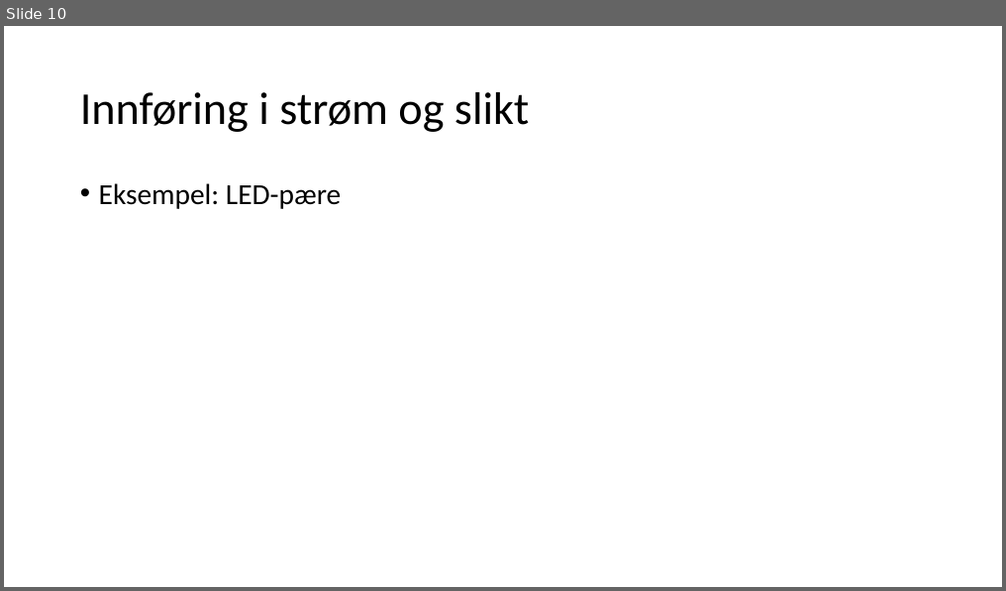
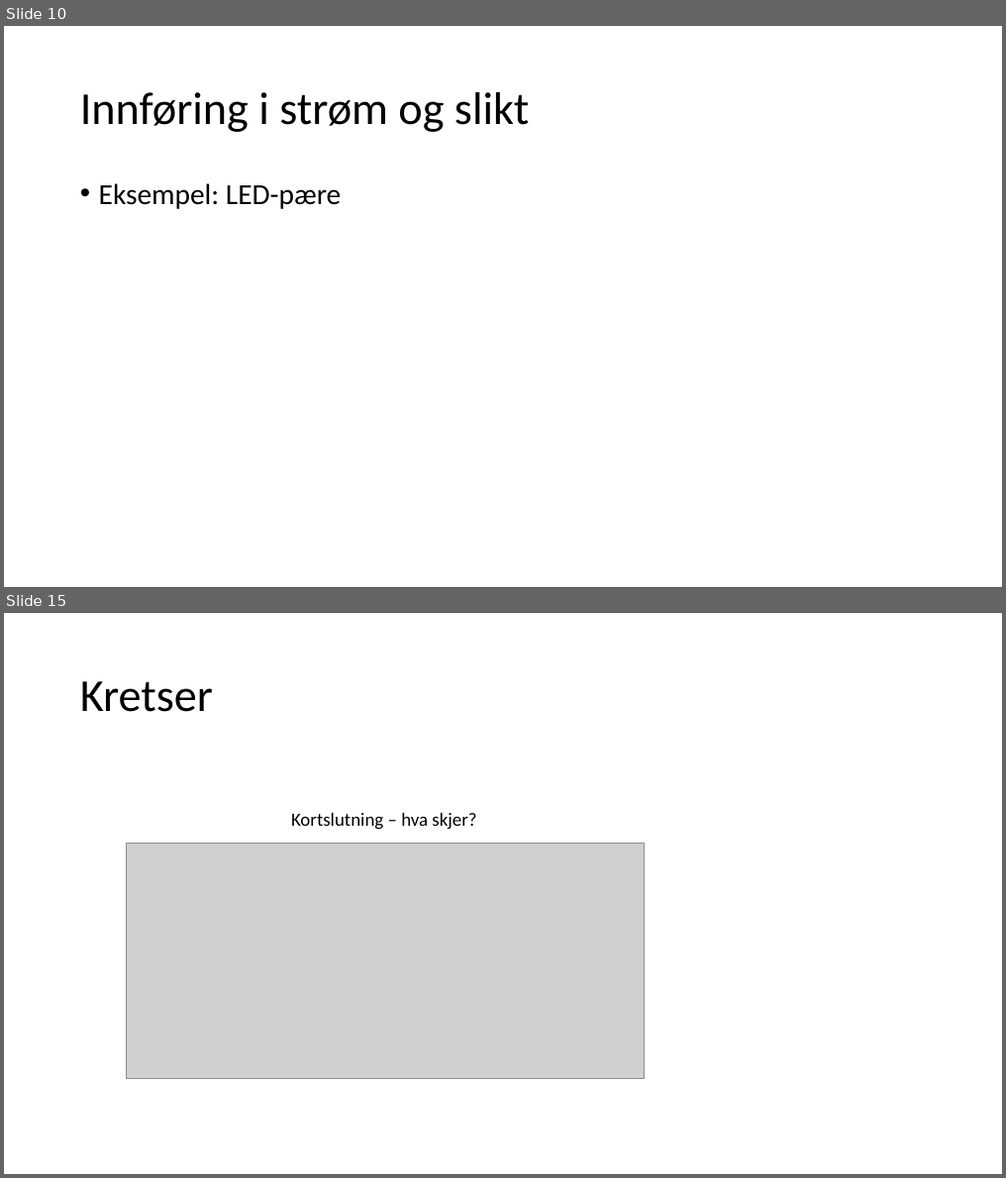
Before and after one commit to Sonat-Consulting/IoT, a slide deck: presentasjoner/Grunnkurs elektro.pptx. Shown one above the other, each under a label of ours: slide 10 before the commit, slides 10 and 15 after it; the slides between them are not shown. The pictures are 1006x591 and 1006x1178 pixels, drawn with LibreOffice and Linux fonts; fonts in the diff are those of the drawing; grey boxes stand for pictures. Boxes give left, top, right and bottom in pixels: in the first picture for what was removed or moved away, otherwise in the second. Text is boxed around its words. In the diff, an @@ line names an element or a change of style, - is before the commit and + after.

```diff
--- a/presentasjoner/Grunnkurs elektro.pptx
+++ b/presentasjoner/Grunnkurs elektro.pptx
@@ slide 15 added at (x1=4, y1=613, x2=1002, y2=1174), background #FFFFFF @@
@@ title added at (x1=80, y1=681, x2=213, y2=712), 44 pt, text #000000 @@
+Kretser
@@ text added at (x1=291, y1=813, x2=476, y2=830), 18 pt, text #000000 @@
+Kortslutning – hva skjer?
@@ picture added at (x1=126, y1=843, x2=645, y2=1078) @@
```
Also in this commit, not shown: 2 slides changed, 5 other slides added, 4 slides removed.
